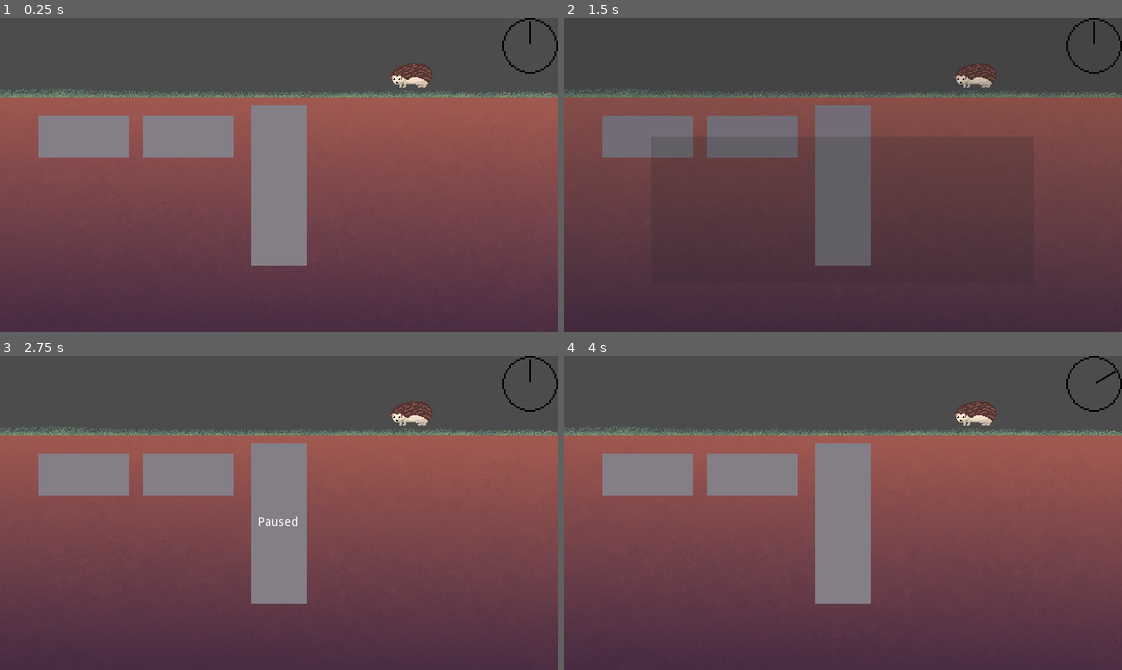
Above: before the commit, frames 1-4 (two rows, left to right).
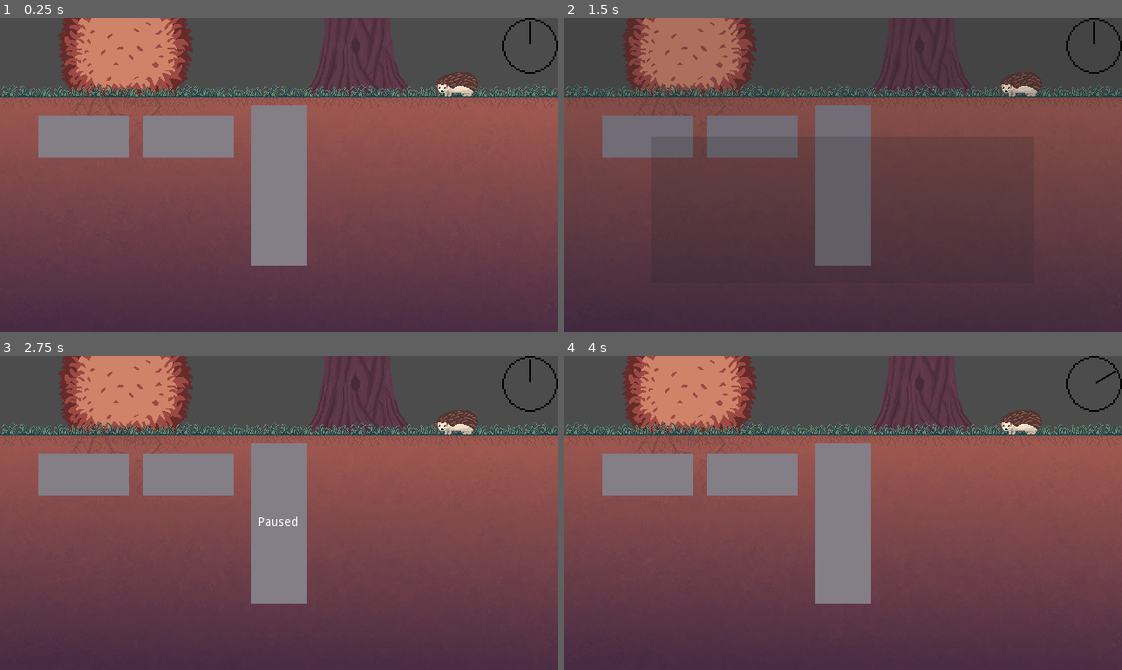
Above: after the commit, the same moments.

Repository: Soleod/G_CozyAutumnGameJam
Game: Godot game, scene res://Scenes/World.tscn
The game is run twice, just before and just after one commit, with the same random seed, the same clock (stepped at 60 frames per second) and the same inputs.
Inputs (mouse positions are in pixels of both pictures, inside the frame that each line leads up to):
- Up to frame 1 (0.25 s): no input
- Up to frame 2 (1.5 s): tap Enter at 0.5 s; move the mouse to (647, 137) at 0.52 s; click (647, 137) at 0.67 s; tap Space at 0.77, 1.25 s; move the mouse to (753, 137) at 1.27 s; click (753, 137) at 1.42 s
- Up to frame 3 (2.75 s): tap Space at 1.52 s; tap Enter at 2 s; move the mouse to (334, 443) at 2.02 s; click (334, 443) at 2.17 s
- Up to frame 4 (4 s): tap Space at 2.75, 3.02, 3.77 s; move the mouse to (815, 575) at 2.77 s; click (815, 575) at 2.92 s; tap Enter at 3.5 s; move the mouse to (1010, 560) at 3.52 s; click (1010, 560) at 3.67 s

The runs differ from the first frame. In frame 1, 10% of the frame differs, in the area x 0-100%, y 0-35%; in frame 2, 8.4%; in frame 3, 10%; in frame 4, 10%.

Commit message:
Added new background

Diff:
--- a/Scenes/World.tscn
+++ b/Scenes/World.tscn
@@ -31,7 +31,7 @@
 texture = ExtResource( 5 )
 
 [node name="Sprite" type="Sprite" parent="World"]
-position = Vector2( 472, 64 )
+position = Vector2( 524, 74 )
 z_index = 1
 texture = ExtResource( 6 )
 
Binary file changed: Art/A_Background.png
